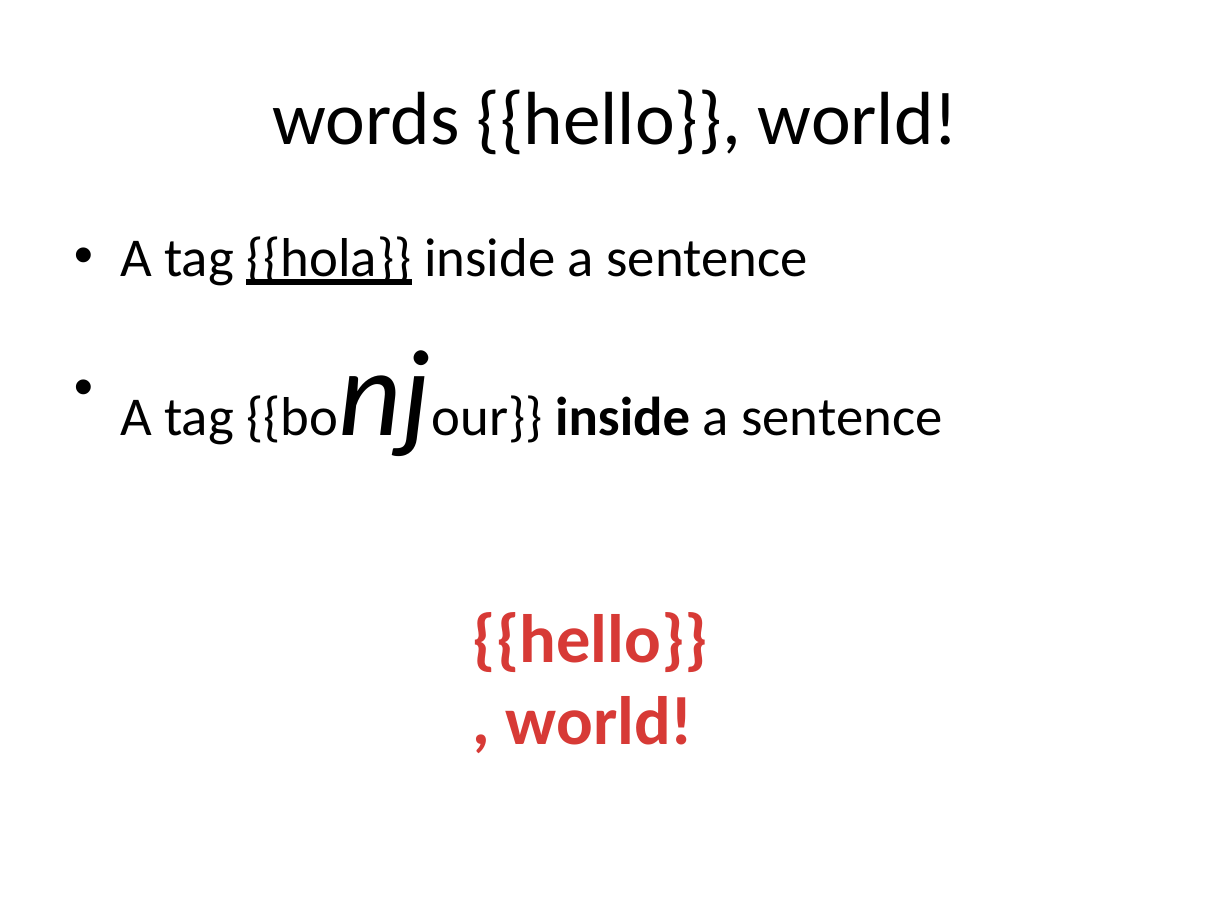
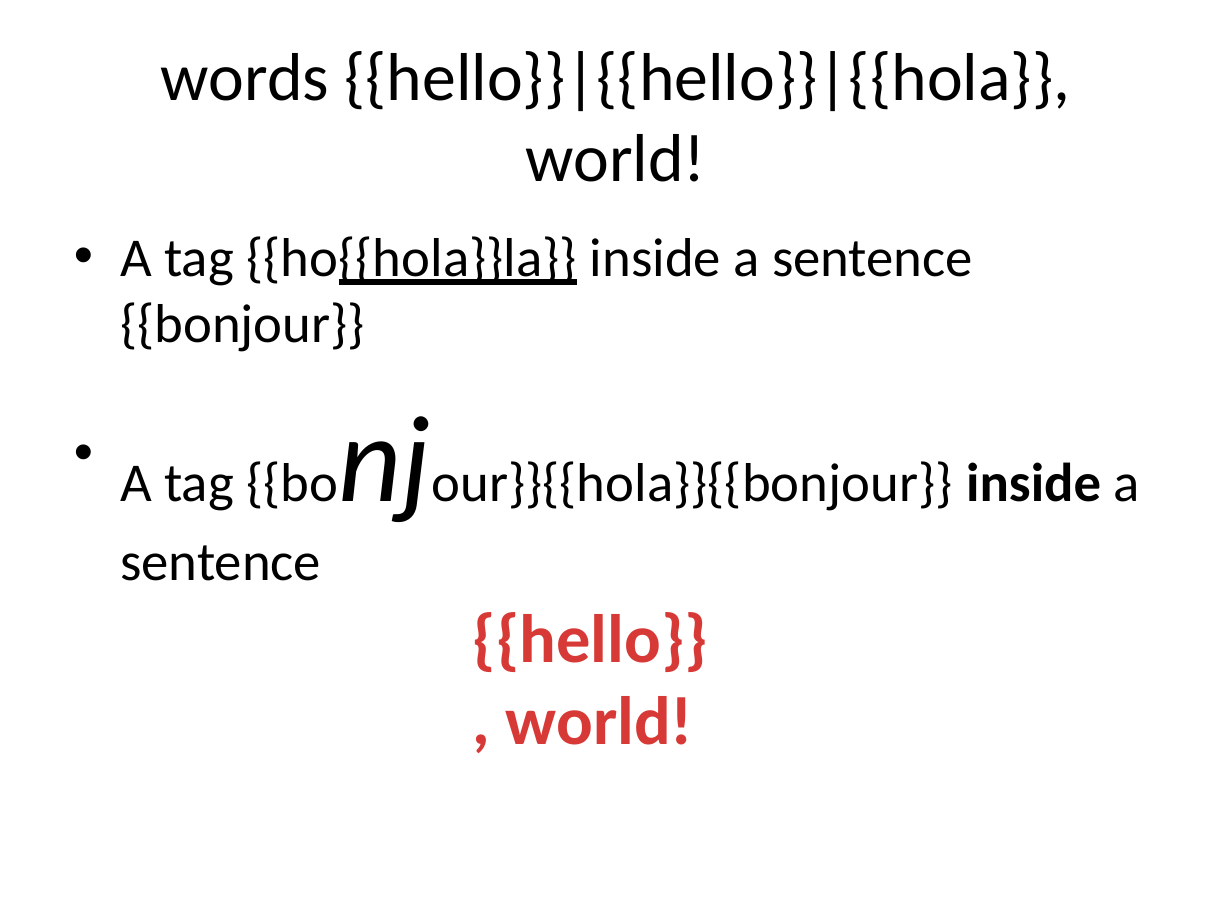
Before and after one commit to tkrotoff/PptxTemplater, a slide deck: slide 2 of PptxTemplating.Tests/files/ReplaceTagInSlide.pptx. Drawn at 1232x924 pixels with LibreOffice and Linux fonts; fonts in the diff are those of the drawing. Boxes give left, top, right and bottom in pixels: in the first picture for what was removed or moved away, otherwise in the second. Text is boxed around its words. In the diff, an @@ line names an element or a change of style, - is before the commit and + after.

```diff
--- a/PptxTemplating.Tests/files/ReplaceTagInSlide.pptx
+++ b/PptxTemplating.Tests/files/ReplaceTagInSlide.pptx
@@ title at (161, 51, 1070, 182): text changed; size 44 to 39.6 pt @@
-words {{hello}}, world!
+words {{hello}}|{{hello}}|{{hola}}, world!
@@ text at (120, 236, 1140, 511): text changed @@
-• A tag {{hola}} inside a sentence
-• A tag {{bonjour}} inside a sentence
+• A tag {{ho{{hola}}la}} inside a sentence {{bonjour}}
+• A tag {{bonjour}}{{hola}}{{bonjour}} inside a sentence
```
Also in this commit, not shown: 1 other slide changed, 1 slide added, 2 other files.
